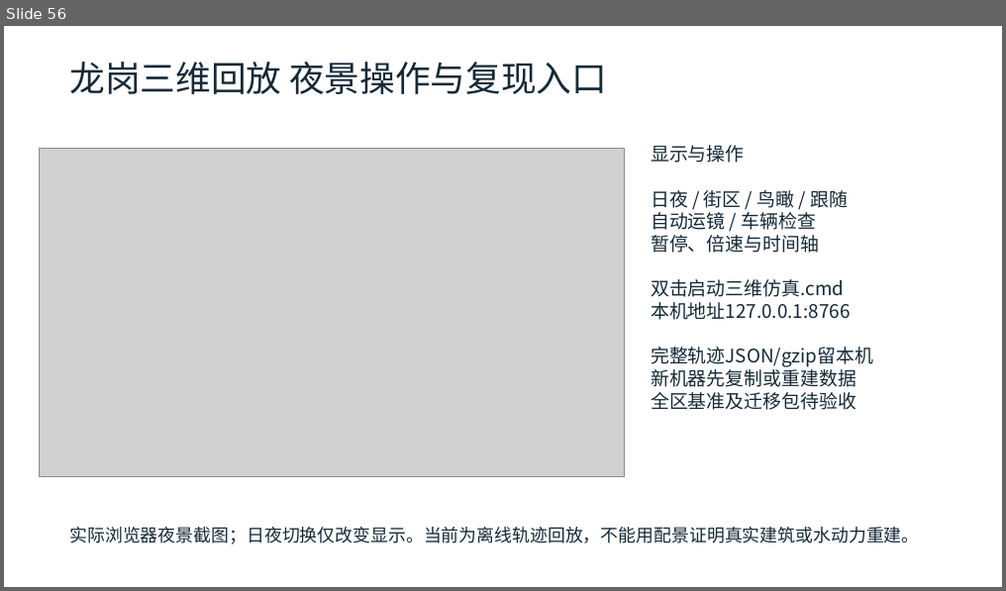
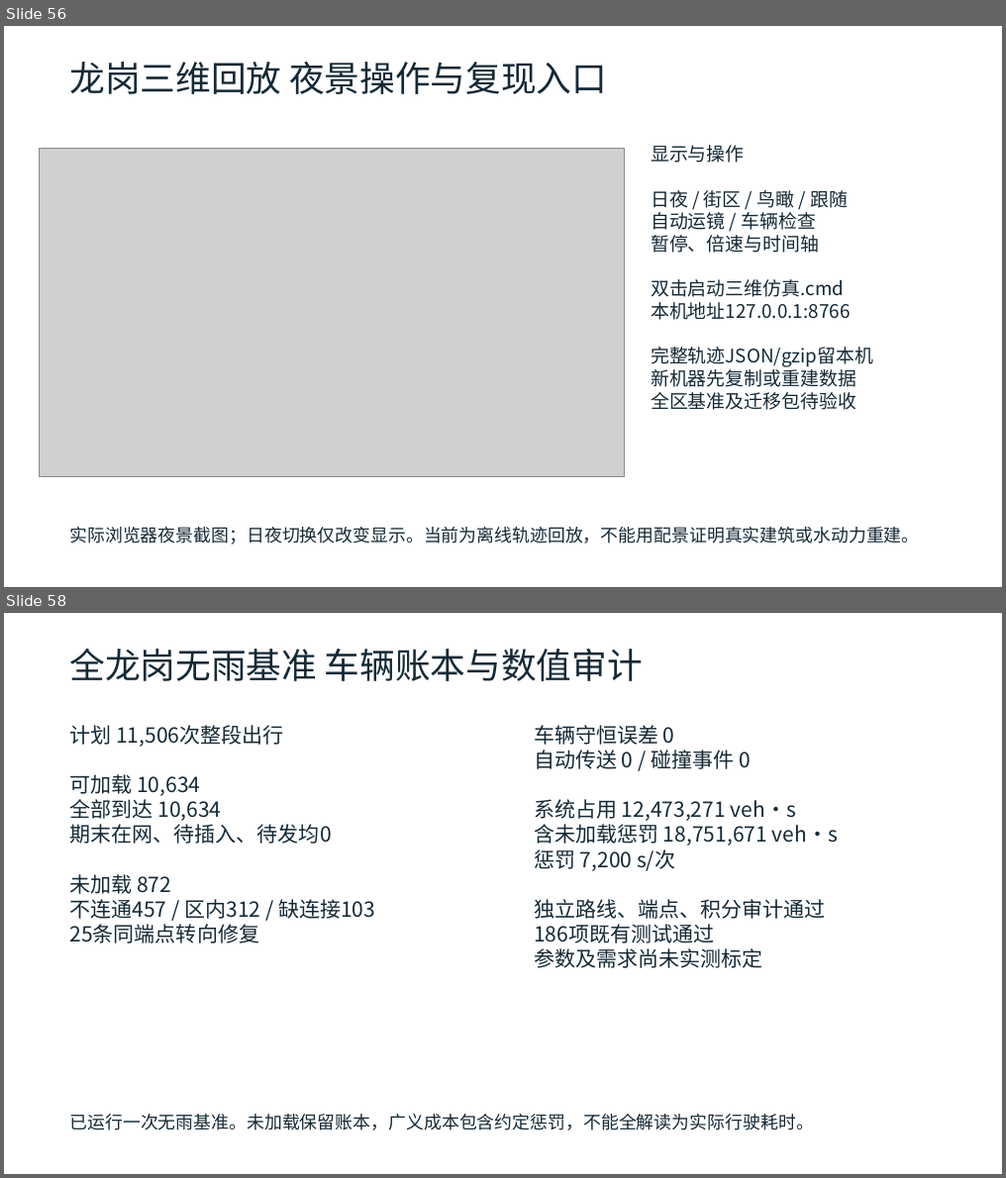
Before and after one commit to zhzhzh666/jiaotong, a slide deck: docs/deliverables/开题与阶段进展汇报.pptx. Shown one above the other, each under a label of ours: slide 56 before the commit, slides 56 and 58 after it; the slides between them are not shown. The pictures are 1006x591 and 1006x1178 pixels, drawn with LibreOffice and Linux fonts; fonts in the diff are those of the drawing; grey boxes stand for pictures. Boxes give left, top, right and bottom in pixels: in the first picture for what was removed or moved away, otherwise in the second. Text is boxed around its words. In the diff, an @@ line names an element or a change of style, - is before the commit and + after.

```diff
--- a/docs/deliverables/开题与阶段进展汇报.pptx
+++ b/docs/deliverables/开题与阶段进展汇报.pptx
@@ slide 58 added at bbox=[4, 613, 1002, 1174], background #FFFFFF @@
@@ text added at bbox=[69, 649, 643, 681], 34 pt, text #142936 @@
+全龙岗无雨基准 车辆账本与数值审计
@@ text added at bbox=[69, 725, 375, 944], 20 pt, text #142936 @@
+计划 11,506次整段出行
+可加载 10,634
+全部到达 10,634
+期末在网、待插入、待发均0
+未加载 872
+不连通457 / 区内312 / 缺连接103
+25条同端点转向修复
@@ text added at bbox=[534, 725, 838, 968], 20 pt, text #142936 @@
+车辆守恒误差 0
+自动传送 0 / 碰撞事件 0
+系统占用 12,473,271 veh·s
+含未加载惩罚 18,751,671 veh·s
+惩罚 7,200 s/次
+独立路线、端点、积分审计通过
+186项既有测试通过
+参数及需求尚未实测标定
@@ text added at bbox=[69, 1114, 813, 1131], 17 pt, text #142936 @@
+已运行一次无雨基准。未加载保留账本，广义成本包含约定惩罚，不能全解读为实际行驶耗时。
```
Also in this commit, not shown: 8 slides changed, 4 other slides added, 24 other files.
